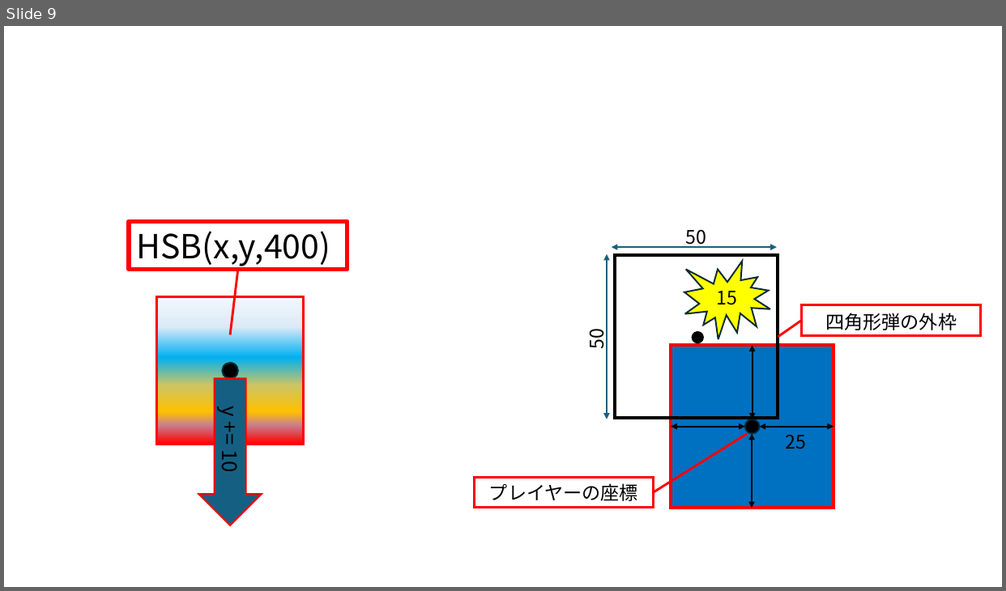
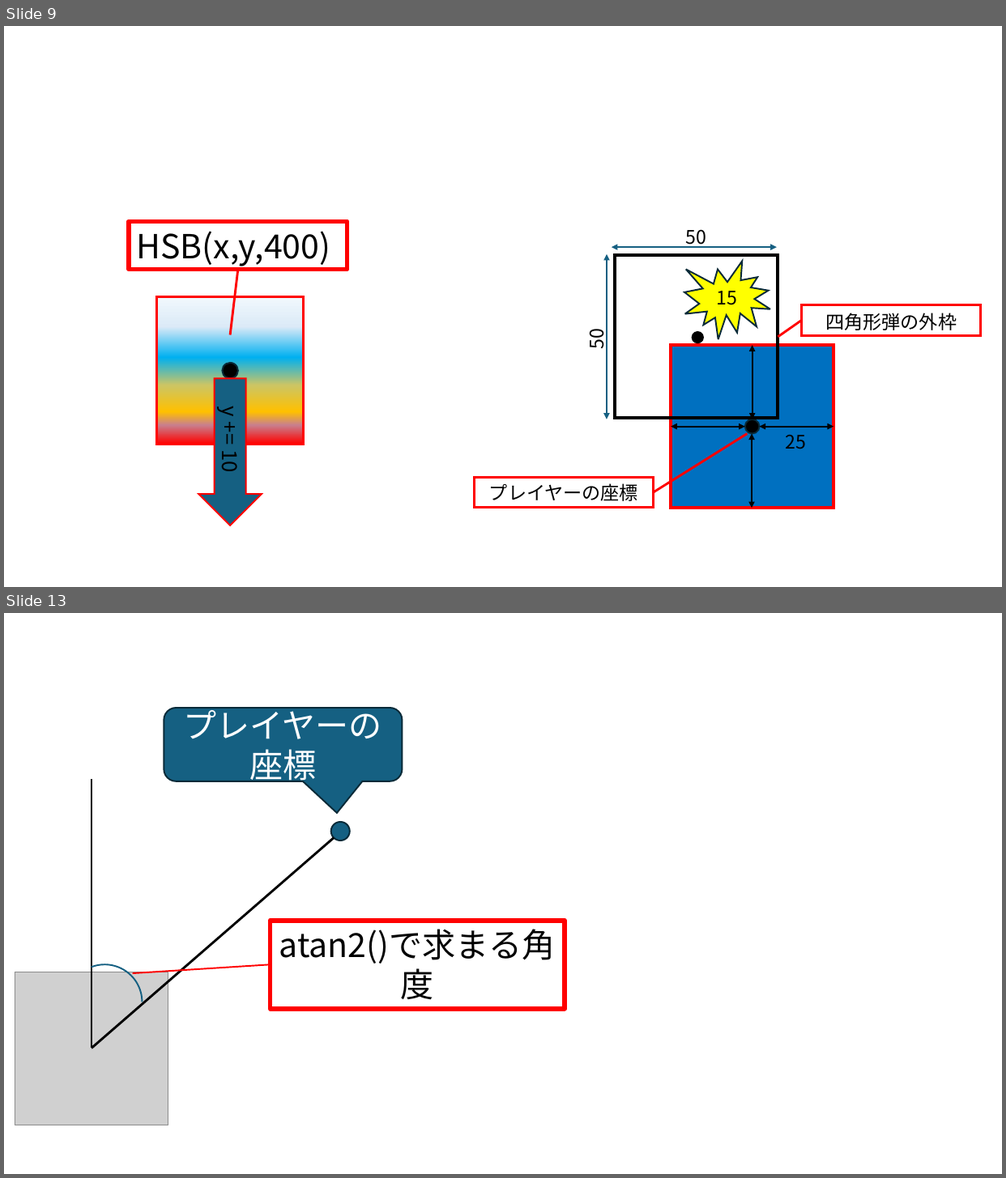
Before and after one commit to kenty86/share, a slide deck: latex/invent2/pptx/説明画像.pptx. Shown one above the other, each under a label of ours: slide 9 before the commit, slides 9 and 13 after it; the slides between them are not shown. The pictures are 1006x591 and 1006x1178 pixels, drawn with LibreOffice and Linux fonts; fonts in the diff are those of the drawing; grey boxes stand for pictures. Boxes give left, top, right and bottom in pixels: in the first picture for what was removed or moved away, otherwise in the second. Text is boxed around its words. In the diff, an @@ line names an element or a change of style, - is before the commit and + after.

```diff
--- a/latex/invent2/pptx/説明画像.pptx
+++ b/latex/invent2/pptx/説明画像.pptx
@@ slide 13 added at <box>4,613,1002,1174</box>, background #FFFFFF @@
@@ rounded speech box added at <box>164,708,403,781</box>, fill #156082, outline #092A39 1.5 pt, 32 pt, text #FFFFFF @@
+プレイヤーの座標
@@ line added from (91, 1048) to (91, 779), #000000 2.25 pt @@
@@ ellipse added at <box>331,822,350,841</box>, fill #156082, outline #092A39 1.5 pt @@
@@ line added from (91, 1049) to (334, 838), #000000 2.25 pt @@
@@ rectangle added at <box>270,921,565,1009</box>, outline #FF0000 4.5 pt, 32 pt, text #000000 @@
+atan2()で求まる角度
@@ picture added at <box>15,973,168,1126</box> @@
@@ arc (boxed as its full ellipse) added at <box>68,965,143,1040</box>, outline #156082 1.5 pt @@
@@ line added from (133, 973) to (270, 965), #FF0000 1.5 pt @@
```
Also in this commit, not shown: 3 other slides added, 17 other files.
